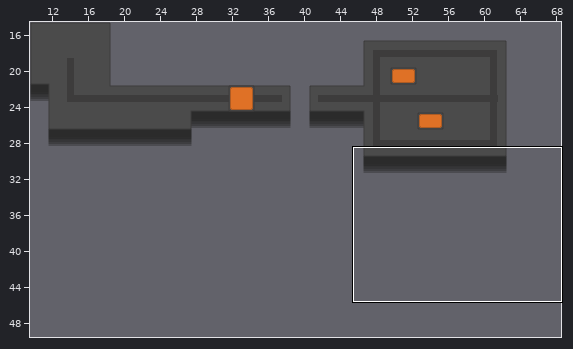
A Tiled map gets an edit: assets/maps/fuori1.tmx. Above, an overview of the earlier version with the close-up marked.
Close-up. As it was:
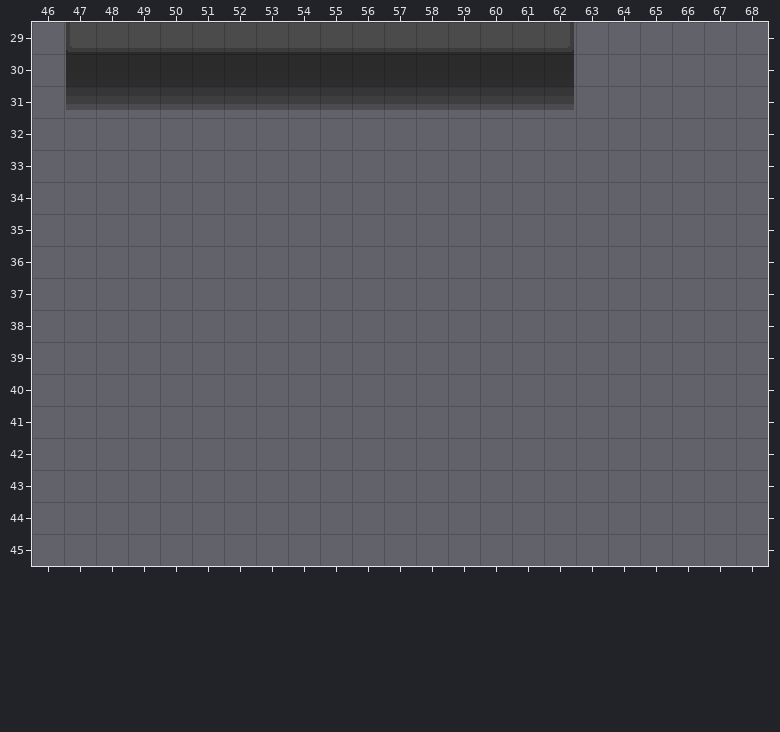
Cells are 16x16 px. Shown: x 46..68, y 29..45. The commit also changed other parts of the map, which this record leaves out.
The result:
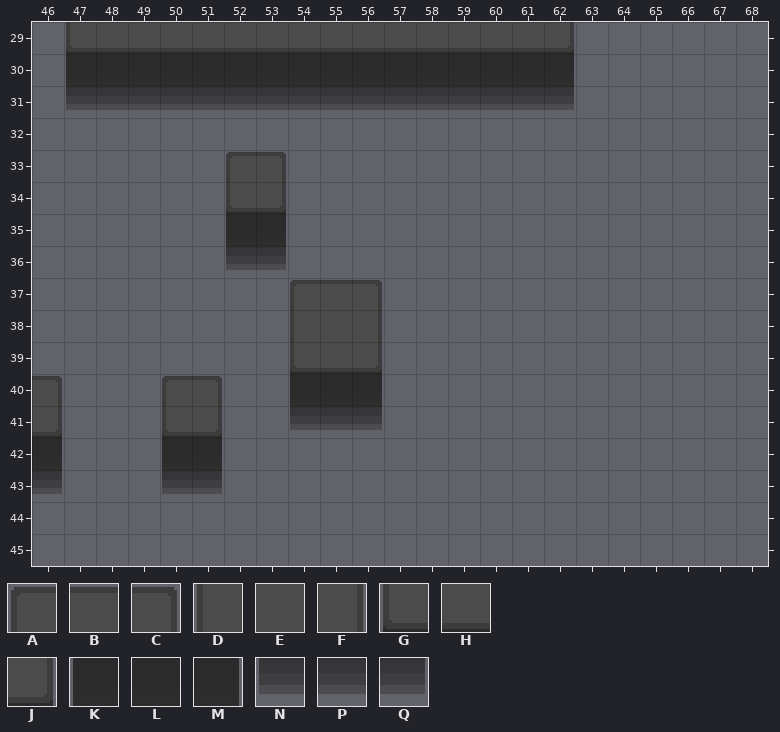
Key: from "pietra": A 0, B 1, C 2, D 8, E 9, F 10, G 16, H 17, J 18, K 24, L 25, M 26, N 32, P 33, Q 34.
_ is an empty cell.
See-through tiles are keyed as they look on the map.
Change:
Layer "layer1/pavimento":
y 33: x 52..53 __ -> AC
y 34: x 52..53 __ -> GJ
y 35: x 52..53 __ -> KM
y 36: x 52..53 __ -> NQ
y 37: x 54..56 ___ -> ABC
y 38: x 54..56 ___ -> DEF
y 39: x 54..56 ___ -> GHJ
y 40: x 46 _ -> C; x 50..51 __ -> AC; x 54..56 ___ -> KLM
y 41: x 46 _ -> J; x 50..51 __ -> GJ; x 54..56 ___ -> NPQ
y 42: x 46 _ -> M; x 50..51 __ -> KM
y 43: x 46 _ -> Q; x 50..51 __ -> NQ
